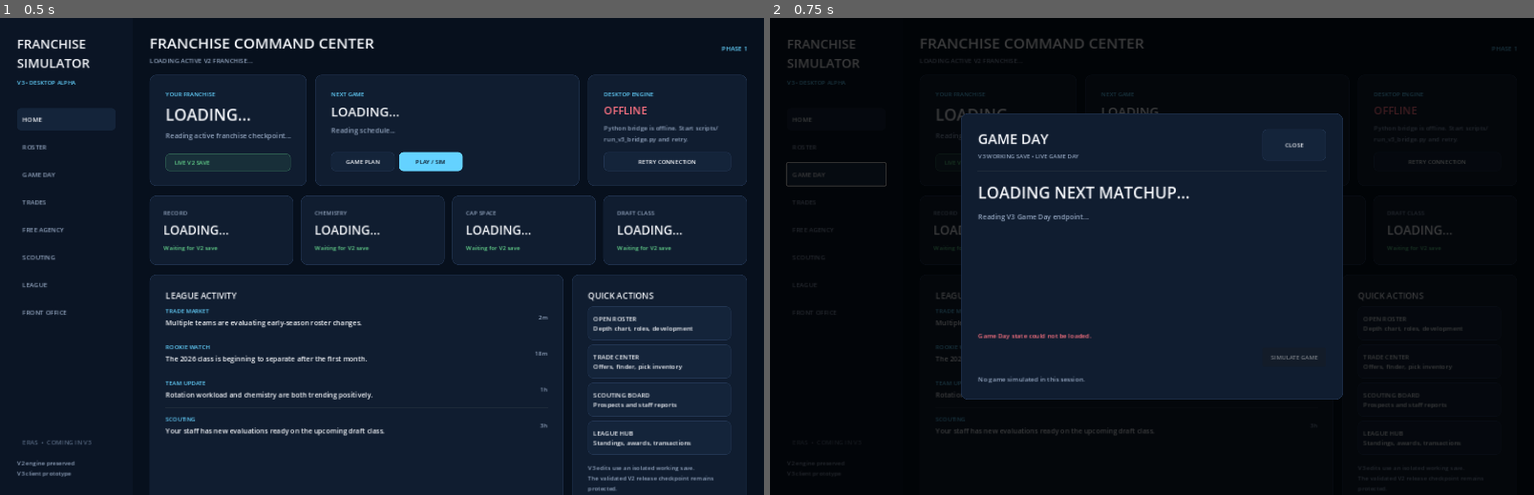
Above: before the commit, frames 1-2 (left to right).
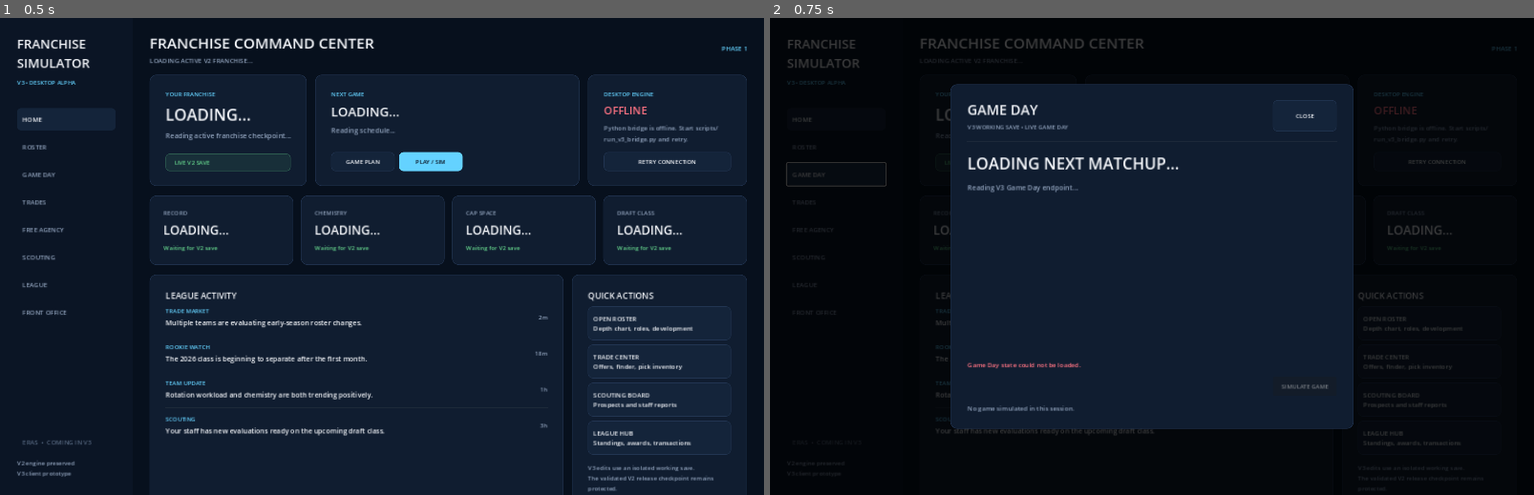
Above: after the commit, the same moments.

Repository: mklim6/NBA_Roster_Optimization_Engine
Game: Godot game, scene res://scenes/main.tscn
The game is run twice, just before and just after one commit, with the same random seed, the same clock (stepped at 60 frames per second) and the same inputs.
Inputs:
- Up to frame 1 (0.5 s): no input
- Up to frame 2 (0.75 s): click "GAME DAY" at 0.5 s

Frame 1 is identical in both runs. In frame 2, 9.7% of the frame differs, in the area x 23-77%, y 13-87%.

Commit message:
Improve V3 Game Day postgame presentation

Diff:
--- a/godot_client/scripts/main.gd
+++ b/godot_client/scripts/main.gd
@@ -51,6 +51,7 @@
 var game_day_status_label: Label
 var game_day_simulate_button: Button
 var game_day_result_label: Label
+var game_day_active_team := ""
 var rotation_edit_rows := {}
 var rotation_edit_order := []
 var rotation_feedback: Label
@@ -821,7 +822,7 @@
 	game_day_overlay.add_child(center)
 	center.set_anchors_and_offsets_preset(Control.PRESET_FULL_RECT)
 
-	var card := _card(Vector2(720, 540))
+	var card := _card(Vector2(760, 650))
 	card.size_flags_horizontal = Control.SIZE_SHRINK_CENTER
 	card.size_flags_vertical = Control.SIZE_SHRINK_CENTER
 	center.add_child(card)
@@ -936,6 +937,7 @@
 
 	var record = payload.get("record", {})
 	var opponent_record = payload.get("opponent_record", {})
+	game_day_active_team = str(payload.get("team", ""))
 	var last_game = payload.get("last_game", null)
 	var next_game = payload.get("next_game", null)
 	var rotation = payload.get("rotation", {})
@@ -966,10 +968,21 @@
 		and last_game != null
 		and typeof(last_game) == TYPE_DICTIONARY
 	):
+		var persisted_result := ""
+		var persisted_home := str(last_game.get("home_team", ""))
+		var persisted_away := str(last_game.get("away_team", ""))
+		var persisted_home_score := int(last_game.get("home_score", 0))
+		var persisted_away_score := int(last_game.get("away_score", 0))
+
+		if game_day_active_team == persisted_home:
+			persisted_result = "W" if persisted_home_score > persisted_away_score else "L"
+		elif game_day_active_team == persisted_away:
+			persisted_result = "W" if persisted_away_score > persisted_home_score else "L"
+
 		_render_game_day_result(
 			last_game,
 			str(record.get("display", "N/A")),
-			"",
+			persisted_result,
 			-1
 		)
 
@@ -1024,23 +1037,60 @@
 	]
 
 
-func _game_day_top_performer_lines(game: Dictionary) -> Array:
+func _game_day_performer_better(left: Dictionary, right: Dictionary) -> bool:
+	var left_points := int(left.get("points", 0))
+	var right_points := int(right.get("points", 0))
+	if left_points != right_points:
+		return left_points > right_points
+
+	var left_assists := int(left.get("assists", 0))
+	var right_assists := int(right.get("assists", 0))
+	if left_assists != right_assists:
+		return left_assists > right_assists
+
+	var left_rebounds := int(left.get("rebounds", 0))
+	var right_rebounds := int(right.get("rebounds", 0))
+	if left_rebounds != right_rebounds:
+		return left_rebounds > right_rebounds
+
+	return str(left.get("name", "")) < str(right.get("name", ""))
+
+
+func _game_day_team_leader_lines(
+	game: Dictionary,
+	team: String,
+	limit: int = 3
+) -> Array:
+	var leaders: Array = []
+	var rows: Array = game.get("player_box_scores", [])
+
+	for row in rows:
+		if typeof(row) != TYPE_DICTIONARY:
+			continue
+		if str(row.get("team", "")) != team:
+			continue
+
+		var candidate: Dictionary = row
+		var insert_index: int = leaders.size()
+
+		for index in range(leaders.size()):
+			var leader: Dictionary = leaders[index]
+			if _game_day_performer_better(candidate, leader):
+				insert_index = index
+				break
+
+		leaders.insert(insert_index, candidate)
+		if leaders.size() > limit:
+			leaders.pop_back()
+
 	var lines: Array = []
-	var performers: Array = game.get("top_performers", [])
-
-	for performer in performers:
-		if lines.size() >= 3:
-			break
-		if typeof(performer) != TYPE_DICTIONARY:
-			continue
-
+	for leader in leaders:
 		lines.append(
-			"%s %s: %s PTS, %s REB, %s AST" % [
-				str(performer.get("team", "")),
-				str(performer.get("name", "Unknown")),
-				str(performer.get("points", 0)),
-				str(performer.get("rebounds", 0)),
-				str(performer.get("assists", 0))
+			"%s: %s PTS, %s REB, %s AST" % [
+				str(leader.get("name", "Unknown")),
+				str(leader.get("points", 0)),
+				str(leader.get("rebounds", 0)),
+				str(leader.get("assists", 0))
 			]
 		)
 
@@ -1079,15 +1129,36 @@
 	if cpu_games >= 0:
 		result_bits.append("%s CPU game(s) synchronized" % cpu_games)
 
+	var active_team := game_day_active_team
+	if active_team == "":
+		active_team = away_team
+
+	var opponent_team := home_team if active_team == away_team else away_team
+
+	var active_team_name := active_team
+	var opponent_team_name := opponent_team
+	if active_team == home_team:
+		active_team_name = str(game.get("home_team_name", active_team))
+		opponent_team_name = str(game.get("away_team_name", opponent_team))
+	else:
+		active_team_name = str(game.get("away_team_name", active_team))
+		opponent_team_name = str(game.get("home_team_name", opponent_team))
+
 	var lines: Array = [" • ".join(result_bits)]
-	lines.append(_game_day_team_shooting_line(game, away_team))
-	lines.append(_game_day_team_shooting_line(game, home_team))
-
-	var performer_lines: Array = _game_day_top_performer_lines(game)
-	if performer_lines.size() > 0:
-		lines.append("TOP PERFORMERS")
-		for performer_line in performer_lines:
-			lines.append(str(performer_line))
+	lines.append(_game_day_team_shooting_line(game, active_team))
+	lines.append(_game_day_team_shooting_line(game, opponent_team))
+
+	var active_leaders: Array = _game_day_team_leader_lines(game, active_team, 3)
+	if active_leaders.size() > 0:
+		lines.append("%s LEADERS" % active_team_name.to_upper())
+		for leader_line in active_leaders:
+			lines.append(str(leader_line))
+
+	var opponent_leaders: Array = _game_day_team_leader_lines(game, opponent_team, 3)
+	if opponent_leaders.size() > 0:
+		lines.append("%s LEADERS" % opponent_team_name.to_upper())
+		for leader_line in opponent_leaders:
+			lines.append(str(leader_line))
 
 	game_day_result_label.text = "\n".join(lines)
 
@@ -1191,6 +1262,7 @@
 	game_day_status_label = null
 	game_day_simulate_button = null
 	game_day_result_label = null
+	game_day_active_team = ""
 
 
 func _friendly_value(value: String) -> String:
